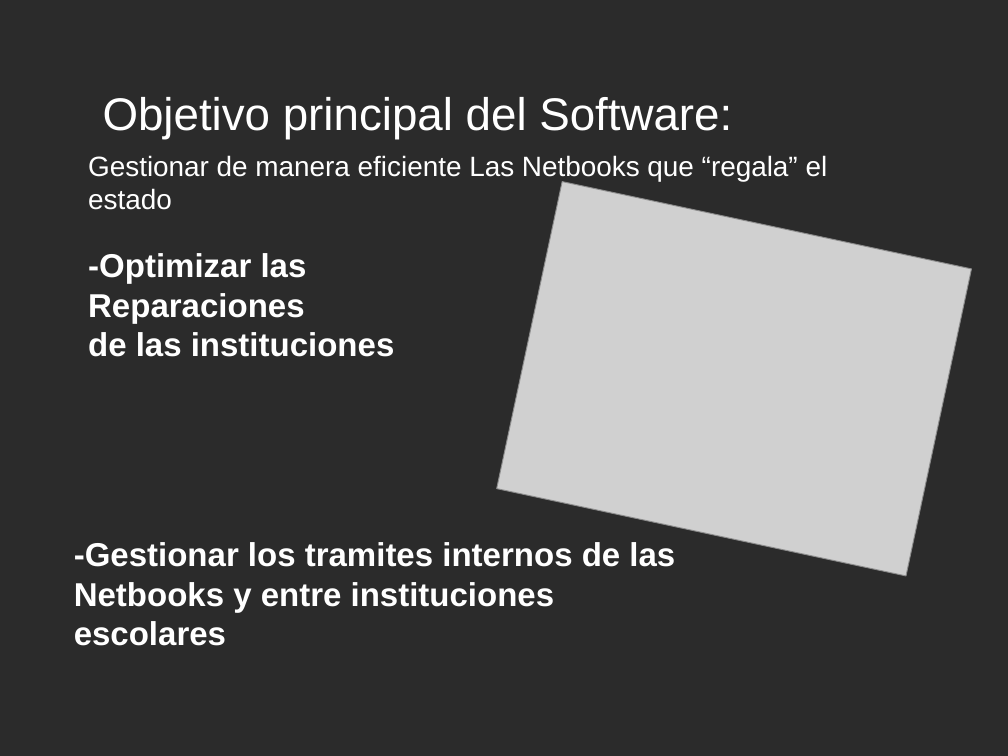
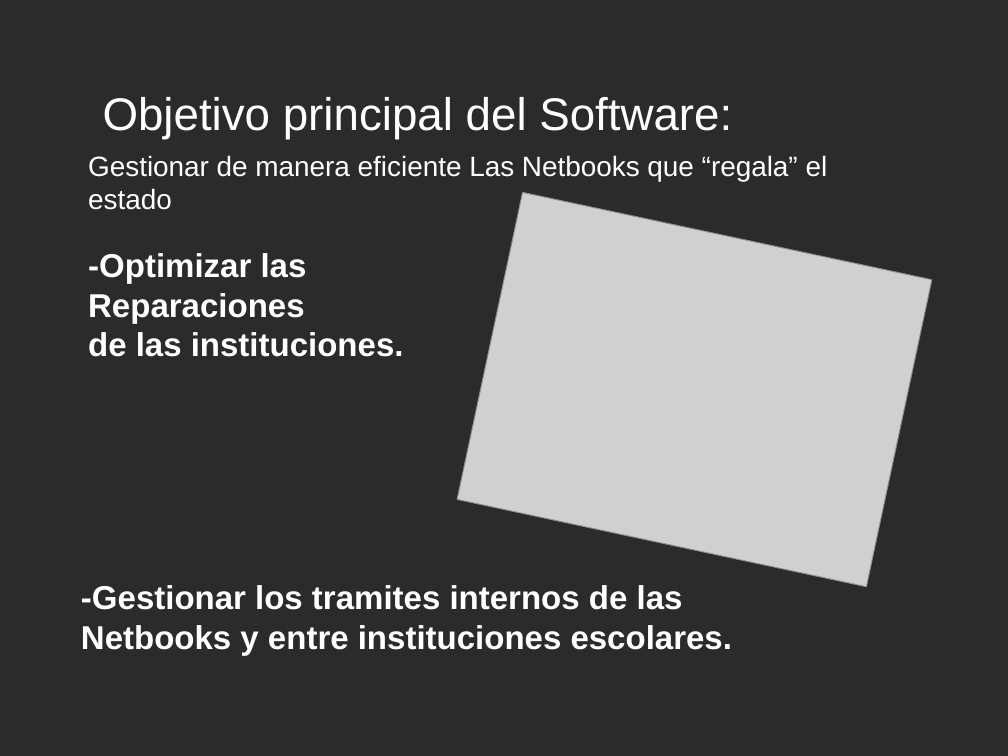
Before and after one commit to Estudiantina/Estudiantina, a slide deck: slide 6 of documentacion/presentacion/presentacion.odp (slide 3 before the commit). Drawn at 1008x756 pixels with LibreOffice and Linux fonts; fonts in the diff are those of the drawing; grey boxes stand for pictures; background and template pictures are left out; a plain dark background stands for a picture behind light text. Boxes give left, top, right and bottom in pixels: in the first picture for what was removed or moved away, otherwise in the second. Text is boxed around its words. In the diff, an @@ line names an element or a change of style, - is before the commit and + after.

```diff
--- a/documentacion/presentacion/presentacion.odp
+++ b/documentacion/presentacion/presentacion.odp
@@ picture: place and size @@
-picture at [497, 182, 972, 576]
+picture at [458, 192, 933, 586]
@@ text at [88, 332, 404, 357]: text changed @@
-de las instituciones
+de las instituciones.
@@ text at [81, 585, 732, 656]: text changed @@
--Gestionar los tramites internos de las Netbooks y entre instituciones escolares
+-Gestionar los tramites internos de las Netbooks y entre instituciones escolares.
```
Also in this commit, not shown: 5 other slides changed, 3 slides added.
